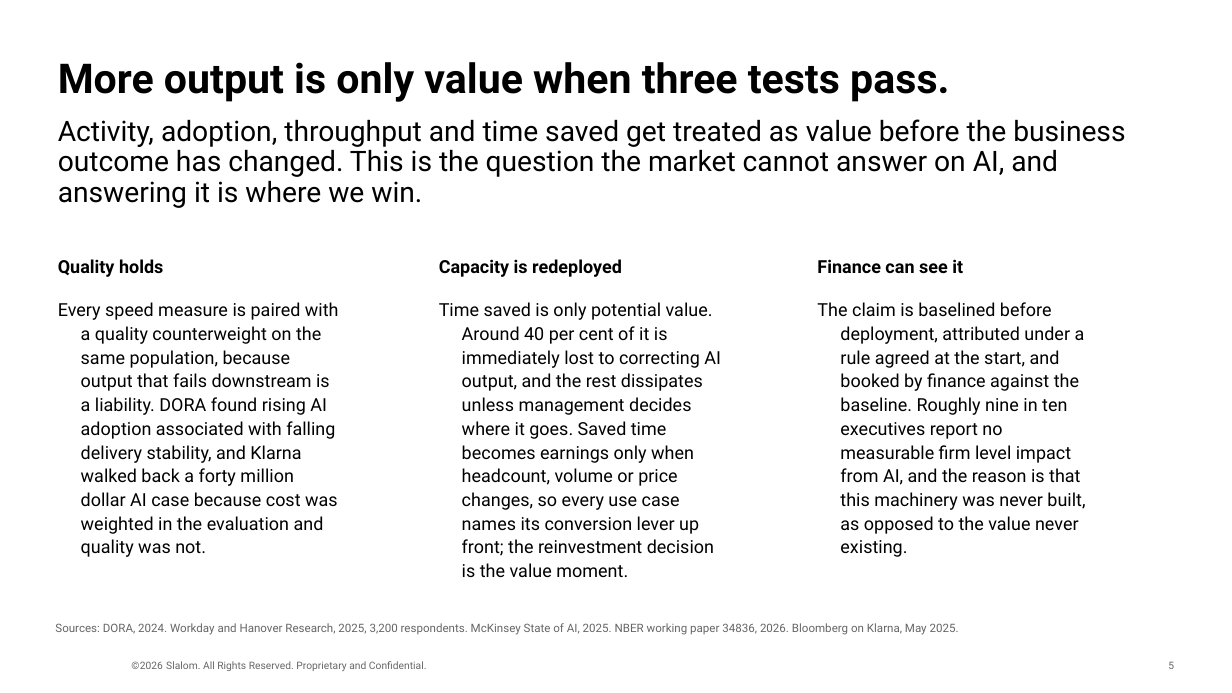
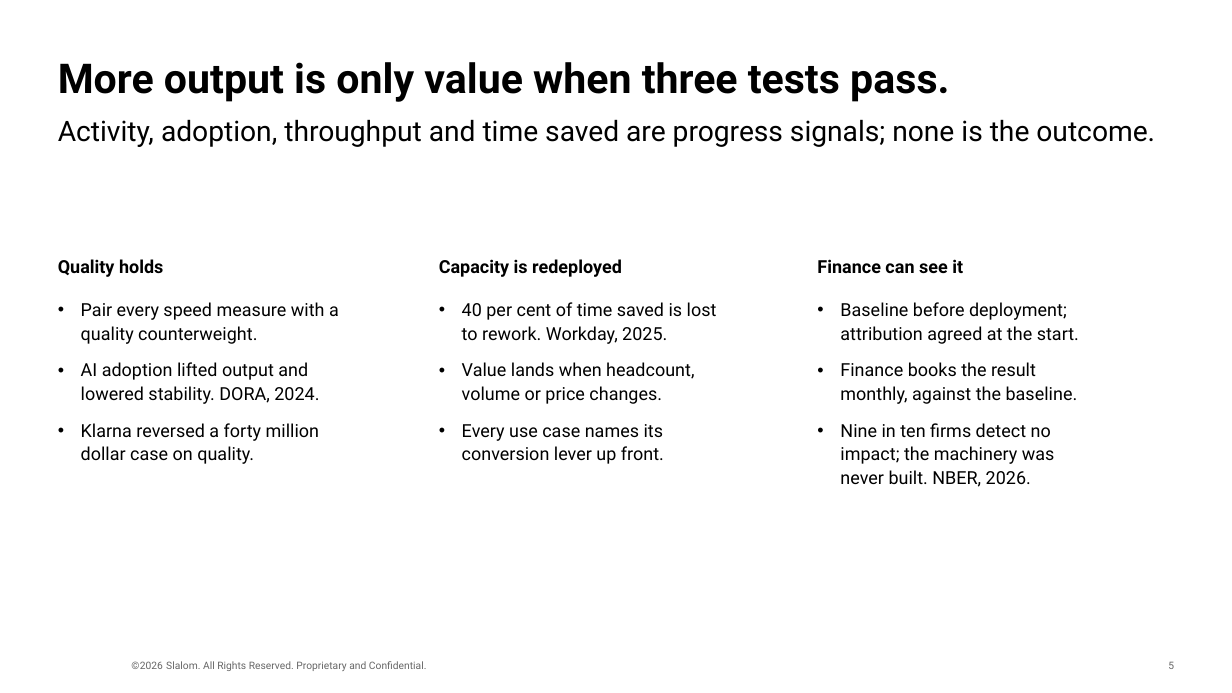
Before and after one commit to leewainescott-debug/anthropic-claude-code, a slide deck: slide 5 of value-practice-gtm/Value_Realisation_Internal_Deck.pptx. Drawn at 1232x693 pixels with LibreOffice and Linux fonts; fonts in the diff are those of the drawing; background and template pictures are left out. Boxes give left, top, right and bottom in pixels: in the first picture for what was removed or moved away, otherwise in the second. Text is boxed around its words. In the diff, an @@ line names an element or a change of style, - is before the commit and + after.

```diff
--- a/value-practice-gtm/Value_Realisation_Internal_Deck.pptx
+++ b/value-practice-gtm/Value_Realisation_Internal_Deck.pptx
@@ text at [58, 119, 1155, 147]: text changed @@
-Activity, adoption, throughput and time saved get treated as value before the business outcome has changed. This is the question the market cannot answer on AI, and answering it is where we win.
+Activity, adoption, throughput and time saved are progress signals; none is the outcome.
@@ text at [81, 302, 339, 464]: text changed @@
-Every speed measure is paired with a quality counterweight on the same population, because output that fails downstream is a liability. DORA found rising AI adoption associated with falling delivery stability, and Klarna walked back a forty million dollar AI case because cost was weighted in the evaluation and quality was not.
+• Pair every speed measure with a quality counterweight.
+• AI adoption lifted output and lowered stability. DORA, 2024.
+• Klarna reversed a forty million dollar case on quality.
@@ text at [462, 302, 717, 464]: text changed @@
-Time saved is only potential value. Around 40 per cent of it is immediately lost to correcting AI output, and the rest dissipates unless management decides where it goes. Saved time becomes earnings only when headcount, volume or price changes, so every use case names its conversion lever up front; the reinvestment decision is the value moment.
+• 40 per cent of time saved is lost to rework. Workday, 2025.
+• Value lands when headcount, volume or price changes.
+• Every use case names its conversion lever up front.
@@ text at [840, 302, 1079, 487]: text changed @@
-The claim is baselined before deployment, attributed under a rule agreed at the start, and booked by finance against the baseline. Roughly nine in ten executives report no measurable firm level impact from AI, and the reason is that this machinery was never built, as opposed to the value never existing.
+• Baseline before deployment; attribution agreed at the start.
+• Finance books the result monthly, against the baseline.
+• Nine in ten firms detect no impact; the machinery was never built. NBER, 2026.
@@ text removed at [55, 623, 959, 635] @@
-Sources: DORA, 2024. Workday and Hanover Research, 2025, 3,200 respondents. McKinsey State of AI, 2025. NBER working paper 34836, 2026. Bloomberg on Klarna, May 2025.
```
Also in this commit, not shown: 9 other slides changed.
